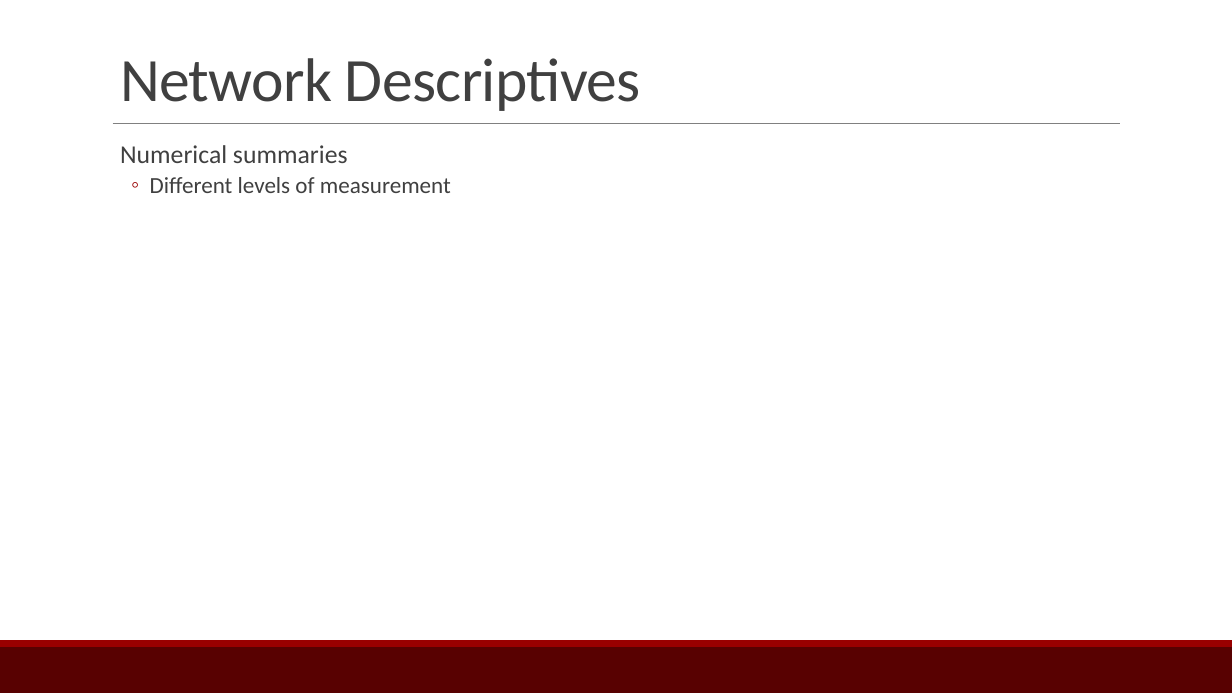
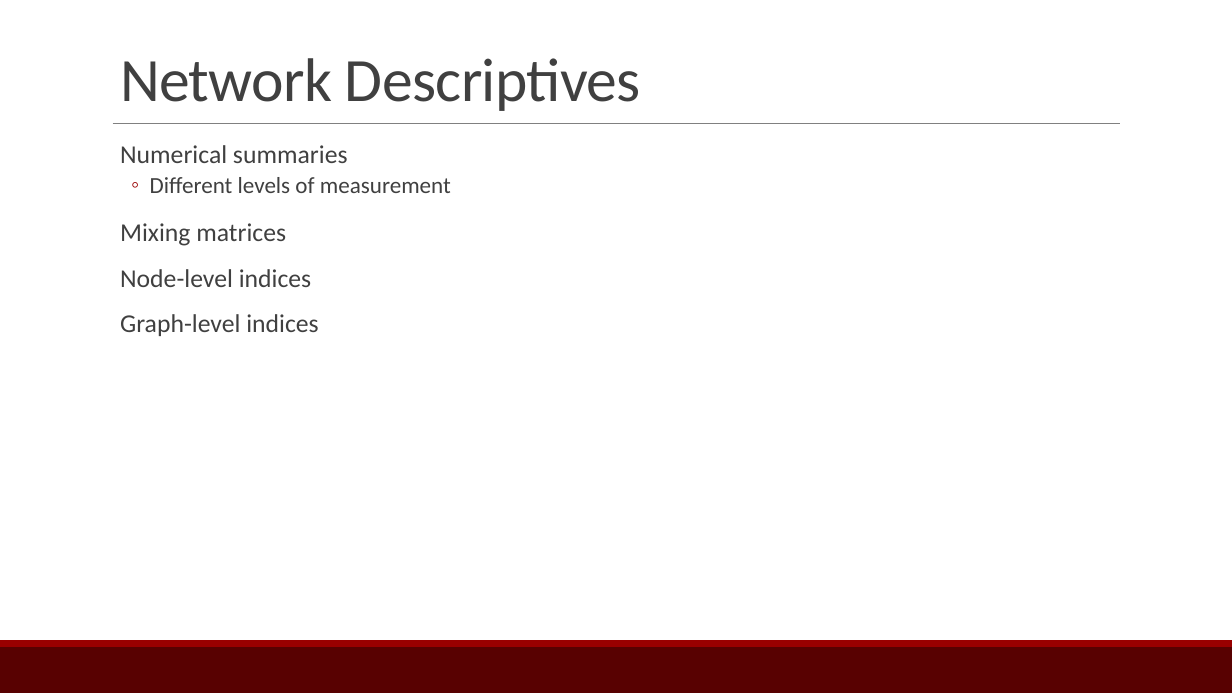
Before and after one commit to ebey/sunbelt2015, a slide deck: slide 14 of statnetWeb_slides.pptx (slide 12 before the commit). Drawn at 1232x693 pixels with LibreOffice and Linux fonts; fonts in the diff are those of the drawing. Boxes give left, top, right and bottom in pixels: in the first picture for what was removed or moved away, otherwise in the second. Text is boxed around its words. In the diff, an @@ line names an element or a change of style, - is before the commit and + after.

```diff
--- a/statnetWeb_slides.pptx
+++ b/statnetWeb_slides.pptx
@@ text at box(120, 223, 318, 336): paragraphs added @@
+  Mixing matrices
+  Node-level indices
+  Graph-level indices
```
Also in this commit, not shown: 10 other slides changed, 11 slides added.
